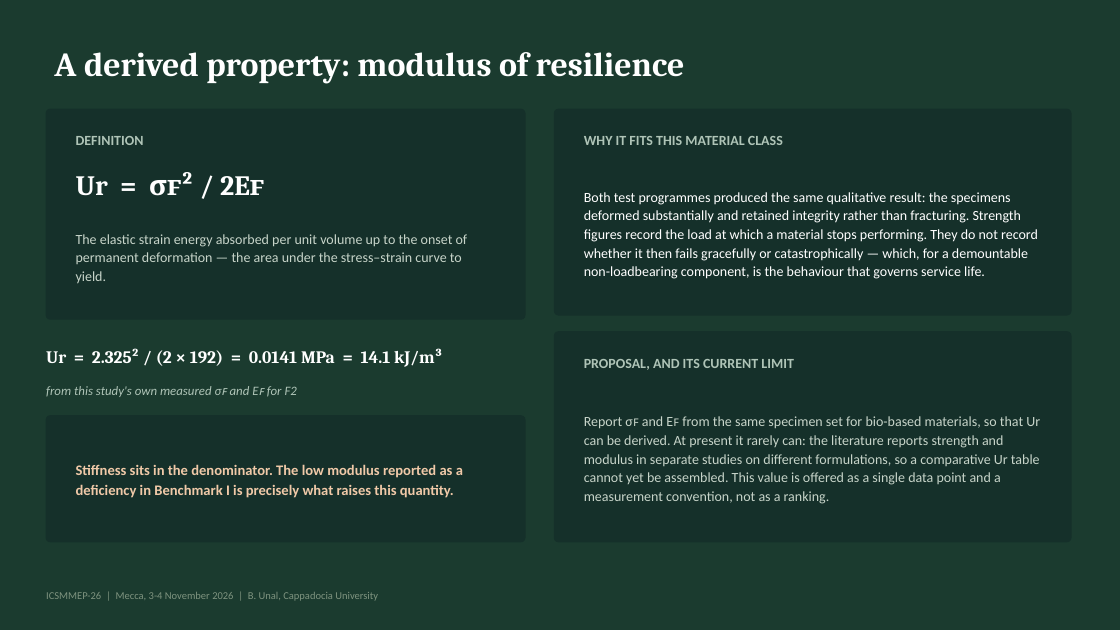
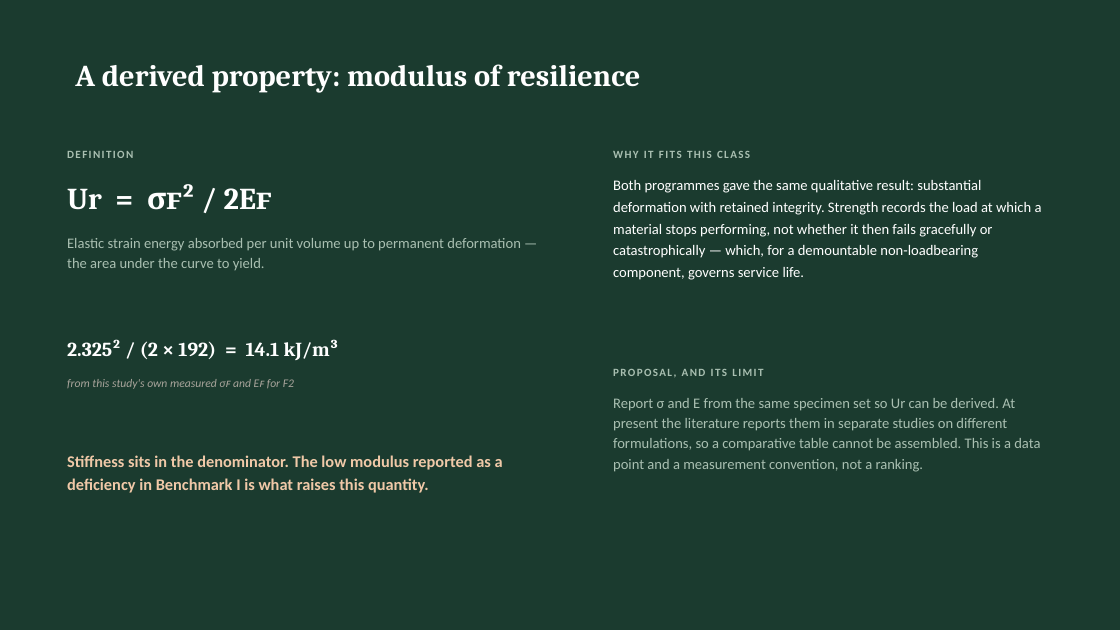
Before and after one commit to bunal91/sanat-ve-mekan, a slide deck: slide 18 of konferans-bildirisi/06-sunum/ICSMMEP26_Presentation_Unal.pptx. Drawn at 1120x630 pixels with LibreOffice and Linux fonts; fonts in the diff are those of the drawing. Boxes give left, top, right and bottom in pixels: in the first picture for what was removed or moved away, otherwise in the second. Text is boxed around its words. In the diff, an @@ line names an element or a change of style, - is before the commit and + after.

```diff
--- a/konferans-bildirisi/06-sunum/ICSMMEP26_Presentation_Unal.pptx
+++ b/konferans-bildirisi/06-sunum/ICSMMEP26_Presentation_Unal.pptx
@@ title "A derived property: modulus of ...": place and size @@
-title "A derived property: modulus of ..." at [54, 52, 685, 84]
+title "A derived property: modulus of ..." at [75, 64, 640, 92]
@@ title "A derived property: modulus of ..." at [75, 64, 640, 92]: size 29 to 26 pt @@
@@ rounded rectangle removed at [46, 109, 525, 319] @@
@@ rounded rectangle removed at [555, 109, 1071, 315] @@
@@ text "DEFINITION": place and size @@
-text "DEFINITION" at [76, 136, 144, 145]
+text "DEFINITION" at [67, 151, 133, 158]
@@ text "DEFINITION" at [67, 151, 133, 158]: size 12 to 9.5 pt, text colour #AFC4B7 to #A9BFB1, letter spacing 0 to 1.2 pt @@
@@ text "Ur = σꜰ² / 2Eꜰ": place and size @@
-text "Ur = σꜰ² / 2Eꜰ" at [76, 176, 108, 196]
+text "Ur = σꜰ² / 2Eꜰ" at [67, 188, 102, 210]
@@ text "Ur = σꜰ² / 2Eꜰ" at [67, 188, 102, 210]: size 24 to 26 pt @@
@@ text at [613, 151, 750, 158]: text changed; size 12 to 9.5 pt; text colour #AFC4B7 to #A9BFB1 @@
-WHY IT FITS THIS MATERIAL CLASS
+WHY IT FITS THIS CLASS
@@ vertical alignment middle to top in 3 elements at [67, 238, 521, 270], [613, 398, 1040, 472], [613, 180, 1042, 280] @@
@@ text at [613, 180, 1042, 280]: text changed; size 12 to 12.5 pt @@
-Both test programmes produced the same qualitative result: the specimens deformed substantially and retained integrity rather than fracturing. Strength figures record the load at which a material stops performing. They do not record whether it then fails gracefully or catastrophically — which, for a demountable non-loadbearing component, is the behaviour that governs service life.
+Both programmes gave the same qualitative result: substantial deformation with retained integrity. Strength records the load at which a material stops performing, not whether it then fails gracefully or catastrophically — which, for a demountable non-loadbearing component, governs service life.
@@ text at [67, 238, 521, 270]: text changed; size 12 to 12.5 pt; text colour #C7D4C9 to #A9BFB1 @@
-The elastic strain energy absorbed per unit volume up to the onset of permanent deformation — the area under the stress–strain curve to yield.
+Elastic strain energy absorbed per unit volume up to permanent deformation — the area under the curve to yield.
@@ text at [67, 339, 339, 360]: text changed; size 15 to 17 pt @@
-Ur = 2.325² / (2 × 192) = 0.0141 MPa = 14.1 kJ/m³
+2.325² / (2 × 192) = 14.1 kJ/m³
@@ rounded rectangle removed at [555, 332, 1071, 542] @@
@@ text "from this study's own measured ...": place and size @@
-text "from this study's own measured ..." at [46, 386, 297, 397]
+text "from this study's own measured ..." at [67, 379, 294, 389]
@@ text "from this study's own measured ..." at [67, 379, 294, 389]: size 11 to 10 pt, text colour #AFC4B7 to #A8A49B; line spacing 1 to 14pt; vertical alignment middle to top @@
@@ text at [613, 369, 763, 377]: text changed; size 12 to 9.5 pt; text colour #AFC4B7 to #A9BFB1 @@
-PROPOSAL, AND ITS CURRENT LIMIT
+PROPOSAL, AND ITS LIMIT
@@ rounded rectangle removed at [46, 416, 525, 542] @@
@@ text at [613, 398, 1040, 472]: text changed; size 12 to 12.5 pt; text colour #C7D4C9 to #A9BFB1 @@
-Report σꜰ and Eꜰ from the same specimen set for bio-based materials, so that Ur can be derived. At present it rarely can: the literature reports strength and modulus in separate studies on different formulations, so a comparative Ur table cannot yet be assembled. This value is offered as a single data point and a measurement convention, not as a ranking.
+Report σ and E from the same specimen set so Ur can be derived. At present the literature reports them in separate studies on different formulations, so a comparative table cannot be assembled. This is a data point and a measurement convention, not a ranking.
@@ text at [67, 455, 503, 493]: text changed; size 12.5 to 14 pt @@
-Stiffness sits in the denominator. The low modulus reported as a deficiency in Benchmark I is precisely what raises this quantity.
+Stiffness sits in the denominator. The low modulus reported as a deficiency in Benchmark I is what raises this quantity.
@@ text removed at [46, 592, 378, 601] @@
-ICSMMEP-26 | Mecca, 3-4 November 2026 | B. Unal, Cappadocia University
```
Also in this commit, not shown: 22 other slides changed, 4 other files.
